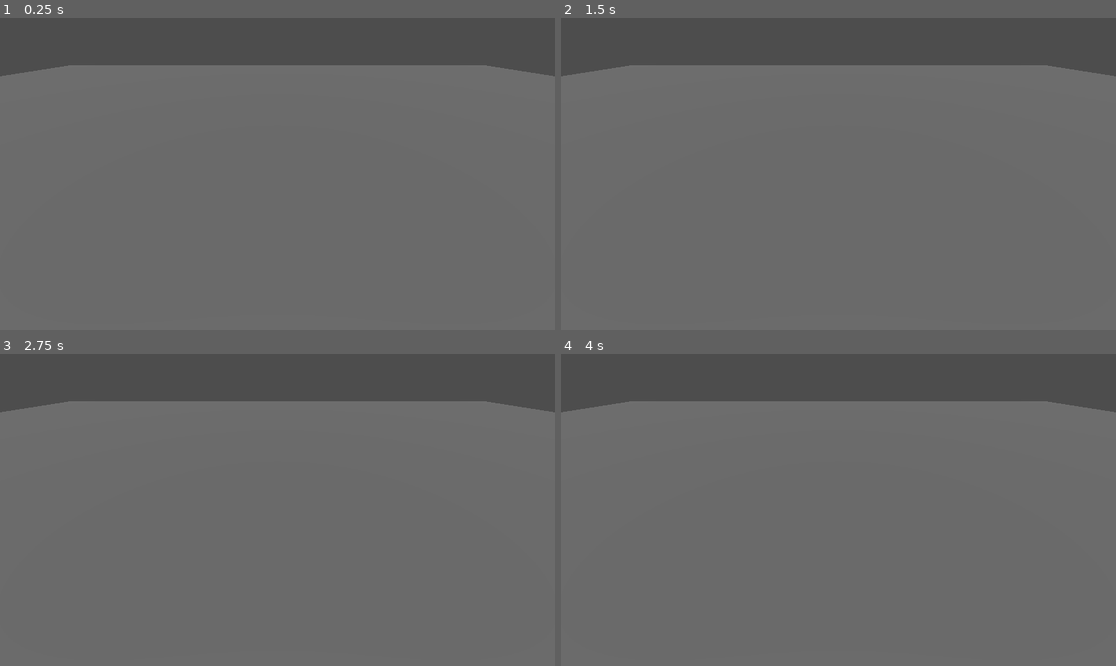
Above: before the commit, frames 1-4 (two rows, left to right).
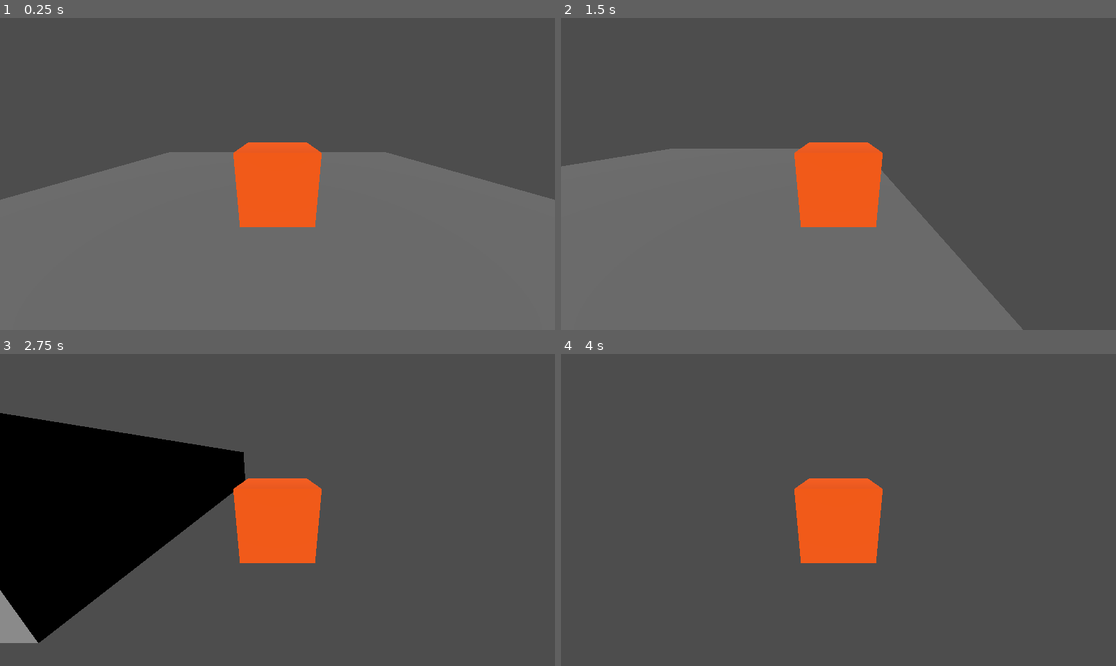
Above: after the commit, the same moments.

Repository: evandyke6/project-moonstar
Game: Godot game, scene res://scenes/main.tscn
Two runs of this game, one before a commit and one after it. Both use one fixed random seed, a clock stepped at 60 frames per second and the inputs below.
Inputs:
- Up to frame 1 (0.25 s): no input
- Up to frame 2 (1.5 s): tap Enter (ui_accept) at 0.5, 0.77 s; hold Right (ui_right) 0.53-1.28 s; hold Down (ui_down) from 1.28 s (still down)
- Up to frame 3 (2.75 s): tap Enter (ui_accept) at 1.52 s; release Down (ui_down) at 2.03 s; hold Right (ui_right) from 2.03 s (still down)
- Up to frame 4 (4 s): release Right (ui_right) at 2.78 s; hold Up (ui_up) 2.78-3.53 s; tap Enter (ui_accept) at 3.02, 3.77 s; hold Left (ui_left) from 3.53 s (still down)

The runs differ from the first frame. In frame 1, 36% of the frame differs, in the area x 0-100%, y 15-68%; in frame 2, 49%; in frame 3, 84%, in the area x 0-100%, y 15-100%; in frame 4, 84%.

Commit message:
adding basic movement + scene

Diff:
--- a/scenes/main.tscn
+++ b/scenes/main.tscn
@@ -1,4 +1,6 @@
 [gd_scene format=3 uid="uid://dyfsuewqsjxfb"]
+
+[ext_resource type="PackedScene" uid="uid://bwav58d1ux6y" path="res://scenes/player.tscn" id="1_o5qli"]
 
 [sub_resource type="BoxShape3D" id="BoxShape3D_sgp6g"]
 size = Vector3(10, 2, 10)
@@ -7,11 +9,6 @@
 size = Vector3(10, 2, 10)
 
 [node name="Main" type="Node" unique_id=2061850428]
-
-[node name="CameraPivot" type="Marker3D" parent="." unique_id=1364249733]
-transform = Transform3D(1, 0, 0, 0, 0.8211492, 0.5707136, 0, -0.5707136, 0.8211492, 0, 0.6456732, 0.5333935)
-
-[node name="Camera3D" type="Camera3D" parent="CameraPivot" unique_id=1976461491]
 
 [node name="DirectionalLight3D" type="DirectionalLight3D" parent="." unique_id=2141313320]
 transform = Transform3D(1, 0, 0, 0, 0.86591196, 0.50019646, 0, -0.50019646, 0.86591196, 0, 6.203794, 5.574479)
@@ -24,3 +21,13 @@
 
 [node name="MeshInstance3D" type="MeshInstance3D" parent="Ground" unique_id=248689844]
 mesh = SubResource("BoxMesh_o5qli")
+
+[node name="Player" parent="." unique_id=899221661 instance=ExtResource("1_o5qli")]
+transform = Transform3D(1, 0, 0, 0, 1, 0, 0, 0, 1, 0, 0.66301286, 0)
+
+[node name="CameraPivot" type="Marker3D" parent="Player" unique_id=1364249733]
+transform = Transform3D(1, 0, 0, 0, 0.8211492, 0.5707136, 0, -0.5707136, 0.8211492, 0, -0.017339647, 0.5333935)
+
+[node name="Camera3D" type="Camera3D" parent="Player/CameraPivot" unique_id=1976461491]
+transform = Transform3D(1, 0, 0, 0, 0.95983493, -0.28056616, 0, 0.2805662, 0.95983493, 0, -0.27731284, 1.8899262)
+fov = 90.0
--- a/scenes/player.tscn
+++ b/scenes/player.tscn
@@ -4,7 +4,11 @@
 
 [sub_resource type="BoxShape3D" id="BoxShape3D_g2els"]
 
+[sub_resource type="StandardMaterial3D" id="StandardMaterial3D_3vyb7"]
+albedo_color = Color(1, 0.36078432, 0, 1)
+
 [sub_resource type="BoxMesh" id="BoxMesh_qhqgy"]
+material = SubResource("StandardMaterial3D_3vyb7")
 
 [node name="Player" type="CharacterBody3D" unique_id=899221661]
 script = ExtResource("1_3vyb7")
